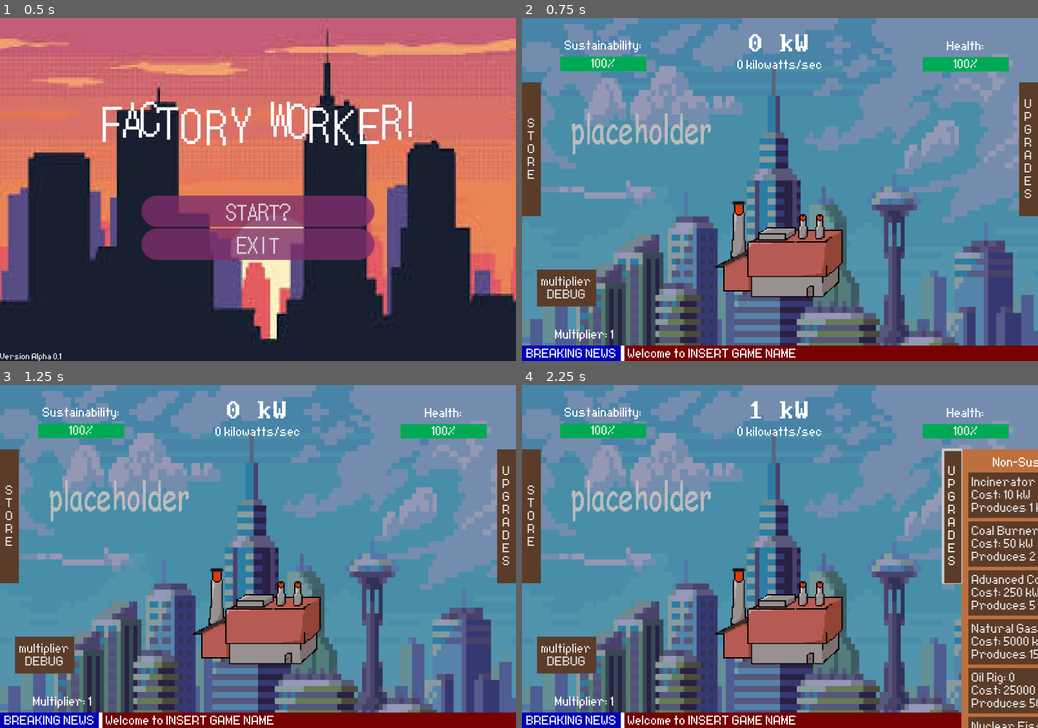
Above: before the commit, frames 1-4 (two rows, left to right).
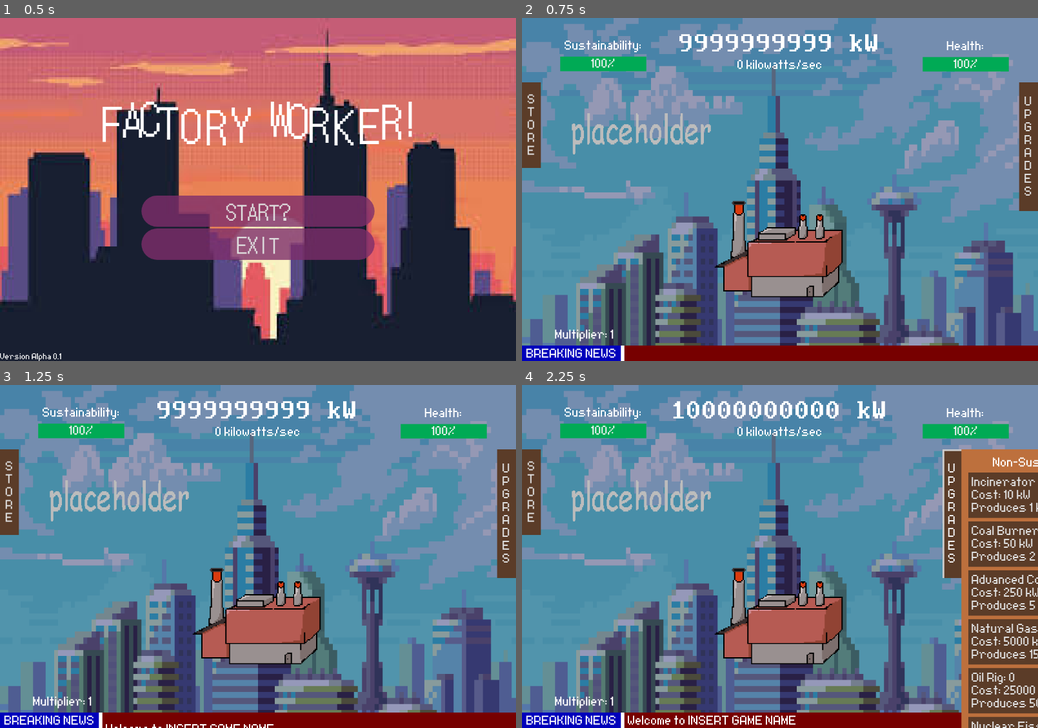
Above: after the commit, the same moments.

Repository: chu0029/SusGame
Game: Godot game, scene res://scenes/menu_start.tscn
The game is run twice, just before and just after one commit, with the same random seed, the same clock (stepped at 60 frames per second) and the same inputs.
Inputs (mouse positions are in pixels of both pictures, inside the frame that each line leads up to):
- Up to frame 1 (0.5 s): no input
- Up to frame 2 (0.75 s): click "START?" at 0.5 s
- Up to frame 3 (1.25 s): no input
- Up to frame 4 (2.25 s): click (780, 611) at 1.25 s; click "U P G R A D E S" at 2 s

Frame 1 is identical in both runs. In frame 2, 3.5% of the frame differs, in the area x 0-100%, y 4-100%; in frame 3, 3.6%; in frame 4, 3.4%.

Commit message:
store menu

Diff:
--- /dev/null
+++ b/disable_style_box_flat.tres
@@ -0,0 +1,8 @@
+[gd_resource type="StyleBoxFlat" format=3 uid="uid://cxgaaisllgqlb"]
+
+[resource]
+content_margin_left = 8.0
+content_margin_top = 8.0
+content_margin_right = 8.0
+content_margin_bottom = 8.0
+bg_color = Color(0.36, 0.23904, 0.1584, 0.784314)
--- a/filees and stuff/gametest.tres
+++ b/filees and stuff/gametest.tres
@@ -1,8 +1,11 @@
-[gd_resource type="Theme" load_steps=9 format=3 uid="uid://yfe8see4c3cw"]
+[gd_resource type="Theme" load_steps=11 format=3 uid="uid://yfe8see4c3cw"]
 
 [ext_resource type="StyleBox" uid="uid://bmd8e1tc2yjsf" path="res://filees and stuff/TEST_style_box_flat.tres" id="1_1prqb"]
 [ext_resource type="FontFile" uid="uid://cdooeuyqiy8tm" path="res://filees and stuff/robots.ttf" id="1_bf4m7"]
+[ext_resource type="StyleBox" uid="uid://cxgaaisllgqlb" path="res://disable_style_box_flat.tres" id="2_74k86"]
 [ext_resource type="StyleBox" uid="uid://dioyette6nsa4" path="res://brown_style_box_flat.tres" id="2_bf4m7"]
+
+[sub_resource type="StyleBoxEmpty" id="StyleBoxEmpty_74k86"]
 
 [sub_resource type="StyleBoxFlat" id="StyleBoxFlat_bf4m7"]
 content_margin_left = 8.0
@@ -29,6 +32,8 @@
 default_font = ExtResource("1_bf4m7")
 default_font_size = 48
 Button/fonts/font = ExtResource("1_bf4m7")
+Button/styles/disabled = ExtResource("2_74k86")
+Button/styles/focus = SubResource("StyleBoxEmpty_74k86")
 Button/styles/hover = ExtResource("2_bf4m7")
 Button/styles/normal = ExtResource("1_1prqb")
 Button/styles/pressed = SubResource("StyleBoxFlat_bf4m7")
--- a/scenes/gametest.tscn
+++ b/scenes/gametest.tscn
@@ -17,7 +17,7 @@
 streams_count = 1
 stream_0/stream = ExtResource("4_xe5qx")
 
-[node name="Control" type="Control" node_paths=PackedStringA …(136 unchanged characters)… coal", "natgas", "oilrig", "nfission", "autoclicker", "solarpanel", "windturbine …(86 unchanged characters)…
+[node name="Control" type="Control" node_paths=PackedStringA …(136 unchanged characters)… coal", "natgas", "oilrig", "nfission", "tree", "bus", "ev", "train", "sApartment", "autoclicker", "solarpanel", "windturbine …(86 unchanged characters)…
 layout_mode = 3
 anchors_preset = 15
 anchor_right = 1.0
@@ -39,6 +39,11 @@
 natgas = NodePath("Panel/ScrollContainer/MarginContainer/HBoxContainer/nonsusvbox/natGas")
 oilrig = NodePath("Panel/ScrollContainer/MarginContainer/HBoxContainer/nonsusvbox/oilRig")
 nfission = NodePath("Panel/ScrollContainer/MarginContainer/HBoxContainer/nonsusvbox/nFission")
+tree = NodePath("Panel2/ScrollContainer/MarginContainer/nonsusvbox/tree")
+bus = NodePath("Panel2/ScrollContainer/MarginContainer/nonsusvbox/bus")
+ev = NodePath("Panel2/ScrollContainer/MarginContainer/nonsusvbox/ev")
+train = NodePath("Panel2/ScrollContainer/MarginContainer/nonsusvbox/train")
+sApartment = NodePath("Panel2/ScrollContainer/MarginContainer/nonsusvbox/sApartment")
 autoclicker = NodePath("autoclicker")
 solarpanel = NodePath("Panel/ScrollContainer/MarginContainer/HBoxContainer/susvbox/solarpanel")
 windturbine = NodePath("Panel/ScrollContainer/MarginContainer/HBoxContainer/susvbox/windturbine")
@@ -97,10 +102,10 @@
 
 [node name="multiplier" type="Button" parent="."]
 layout_mode = 0
-offset_left = 35.0
-offset_top = 587.0
-offset_right = 173.0
-offset_bottom = 673.0
+offset_left = 1256.0
+offset_top = 35.0
+offset_right = 1394.0
+offset_bottom = 121.0
 theme = ExtResource("3_34im5")
 text = "multiplier
 DEBUG
@@ -311,7 +316,7 @@
 [node name="upgrades" type="Button" parent="Panel"]
 layout_mode = 0
 offset_left = -44.0
-offset_bottom = 312.0
+offset_bottom = 300.0
 theme = ExtResource("3_34im5")
 text = "U
 P
@@ -434,7 +439,7 @@
 anchors_preset = -1
 anchor_top = 0.187
 anchor_bottom = 0.187
-offset_left = -360.0
+offset_left = -280.0
 offset_top = 0.399994
 offset_bottom = 650.4
 theme = ExtResource("3_34im5")
@@ -449,6 +454,7 @@
 grow_horizontal = 2
 grow_vertical = 2
 theme = ExtResource("3_34im5")
+horizontal_scroll_mode = 0
 
 [node name="MarginContainer" type="MarginContainer" parent="Panel2/ScrollContainer"]
 clip_contents = true
@@ -464,6 +470,7 @@
 theme_override_constants/separation = 8
 
 [node name="Label" type="Label" parent="Panel2/ScrollContainer/MarginContainer/nonsusvbox"]
+custom_minimum_size = Vector2(245, 0)
 layout_mode = 2
 text = "Enhancements"
 horizontal_alignment = 1
@@ -472,11 +479,10 @@
 layout_mode = 2
 text = "Trees: 0
 Cost: 200 kW
-+1 multiplier"
++1 Multiplier"
 alignment = 0
 
 [node name="bus" type="Button" parent="Panel2/ScrollContainer/MarginContainer/nonsusvbox"]
-custom_minimum_size = Vector2(325, 100)
 layout_mode = 2
 text = "Busses: 0
 Cost: 200 kW
@@ -503,6 +509,7 @@
 Cost: 200 kW
 +1 multiplier"
 alignment = 0
+text_overrun_behavior = 1
 
 [node name="store" type="Button" parent="Panel2"]
 layout_mode = 1
@@ -510,7 +517,7 @@
 anchor_left = 1.0
 anchor_right = 1.0
 offset_right = 44.0
-offset_bottom = 312.0
+offset_bottom = 200.0
 grow_horizontal = 0
 theme = ExtResource("3_34im5")
 text = "S
--- a/scenes/newstext.gd
+++ b/scenes/newstext.gd
@@ -8,7 +8,7 @@
 	'Earth is now 1.5 degrees hotter than it was in pre-industrial times.',
 	'60 people in a diesel bus would emit 1/6 smog than if they were all in cars.',
 	'The country Tuvalu will likely be completely underwater by 2050.',
-	"You can't regain health, as this is how it is in real life."
+	"You can't regain health, as this how Earth is in real life."
 ]
 var startmsg = [
 	'Welcome to INSERT GAME NAME',
@@ -20,14 +20,15 @@
 
 var i: int = 0
 
-#shuffle the headlines to make it appear random
+#shuffle the headlines to make it appear random, but without repeats
 func _ready() -> void:
 	headlines.shuffle()
 	#print(headlines)
-	self.text = startmsg[i]
-	await get_tree().create_timer(10).timeout
-	i += 1
+	self.text = ''
+	await get_tree().create_timer(0).timeout
+	#print(i)
 	for i in range(startmsg.size()): #show start messages
+		print(startmsg[i], '|', i)
 		var tween = get_tree().create_tween()
 		tween.tween_property(self, "position", Vector2(16, 36), 0.5)
 		tween.tween_property(self, "position", Vector2(16, 4), 0.5)
--- a/scripts/gametest.gd
+++ b/scripts/gametest.gd
@@ -38,7 +38,7 @@
 #export labels (i forgor why we need this)
 @export var healthbutton: Label
 
-var power: int = 0 #set all variables needed to increase power
+var power: int = 9999999999 #set all variables needed to increase power
 var multiplier : int = 1
 var automult : int = 0
 
@@ -48,6 +48,7 @@
 var costn = [10,50,250,5000,25000,500000]
 var nonsuscount = [0,0,0,0,0,0]
 var coste = [200,1000,5000,10000,50000]
+var encount = [0,0,0,0,0]
 
 #couting how many upgrades
 var susUpgCount = 0
@@ -79,7 +80,15 @@
 func UpdateLabelText() -> void:
 	counter.text = "%s kW" %power
 	multipcounter.text = "Multiplier: %s" %multiplier
-	kws = solarpanelcount + windturbinecount*2 + biomasscount*5 + geothermalplantcount*15 + hydroelectricdamcount*50 + nuclearfusioncount*1000 + nonsuscount[0] + nonsuscount[1]*2 + nonsuscount[2]*5 + nonsuscount[3]*15 + nonsuscount[4]*50 + nonsuscount[5]*1000
+	kws = (
+		solarpanelcount + windturbinecount*2 + biomasscount*5 + geothermalplantcount*15 +
+		hydroelectricdamcount*50 + nuclearfusioncount*1000 + nonsuscount[0] +
+		nonsuscount[1]*2 + nonsuscount[2]*5 + nonsuscount[3]*15 + nonsuscount[4]*50 +
+		nonsuscount[5]*1000
+		)
+	multiplier = 1+(
+		encount[0]*1+encount[1]+encount[2]+encount[3]+encount[4]
+		)
 	kwslabel.text = '%s kilowatts/sec' %kws
 	$sustainability/susbar.value = sustainability
 	$health/healthbar.value = health
@@ -149,12 +158,15 @@
 
 #UNIVERSAL FUNCTION FOR ALL ENHAMCEMENTS
 func enhacement(itemCost, itemCount):
-	timer.start()
-	itemCount += 1
-	power -= itemCost
-	itemCost = round(itemCost*2)
-	soundupgrade.play()
-	return [itemCost, itemCount]
+	if itemCount <9: #if there are less than 10 items purchased alr
+		timer.start()
+		itemCount += 1
+		power -= itemCost
+		itemCost = round(itemCost*2)
+		soundupgrade.play()
+		return [itemCost, itemCount, 0]
+	else:
+		return [itemCost, itemCount, 1]
 
 func _on_solarpanel_pressed() -> void:
 	if power >= costs[0]:
@@ -235,7 +247,7 @@
 		var output = upgradeClicker(costn[2], nonsuscount[2])
 		costn[2] = output[0]
 		nonsuscount[2] = output[1]
-		advcoal.text = 'Advanced Coal Burner: %s \n Cost: %d kW \n Produces 5 kW/s' %[nonsuscount[2], costn[2]]
+		advcoal.text = 'Advanced Coal: %s \n Cost: %d kW \n Produces 5 kW/s' %[nonsuscount[2], costn[2]]
 
 func _on_nat_gas_pressed() -> void:
 	if power >= costn[3]:
@@ -260,7 +272,12 @@
 
 func _on_tree_pressed() -> void:
 	if power >= coste[0]:
-		var output = upgradeClicker(coste[5], nonsuscount[5])
-		costn[5] = output[0]
-		nonsuscount[5] = output[1]
-		nfission.text = 'Nuclear Fission: %s \n Cost: %d kW \n Produces 1000 kW/s' %[nonsuscount[5], costn[5]]
+		var output = enhacement(coste[0], encount[0])
+		print(encount[0])
+		coste[0] = output[0]
+		encount[0] = output[1]
+		tree.text = 'Trees: %s \n Cost: %d kW \n +1 Multiplier' %[encount[0], coste[0]]
+		if output[2] == 1:
+			tree.disabled = true
+			#encount +1 because it doesnt like when the button disaables for some reason
+			tree.text = 'Trees: %s \n MAX UPGRADES \n +1 Multiplier' %(encount[0]+1)
--- a/storemove.gd
+++ b/storemove.gd
@@ -12,7 +12,7 @@
 		var tween = get_tree().create_tween() #create 'tween' animation
 		tween.set_trans(Tween.TRANS_CUBIC) #set all the fancy transitions
 		tween.set_ease(Tween.EASE_OUT)
-		tween.tween_property(self, "global_position", Vector2(-360, 150), 1.0) #move golbal position to (1200,150) in 1 sec
+		tween.tween_property(self, "global_position", Vector2(-280, 150), 1.0) #move golbal position to (1200,150) in 1 sec
 		upgradesOpen = false
 		#print(upgradesOpen)
 		pass
